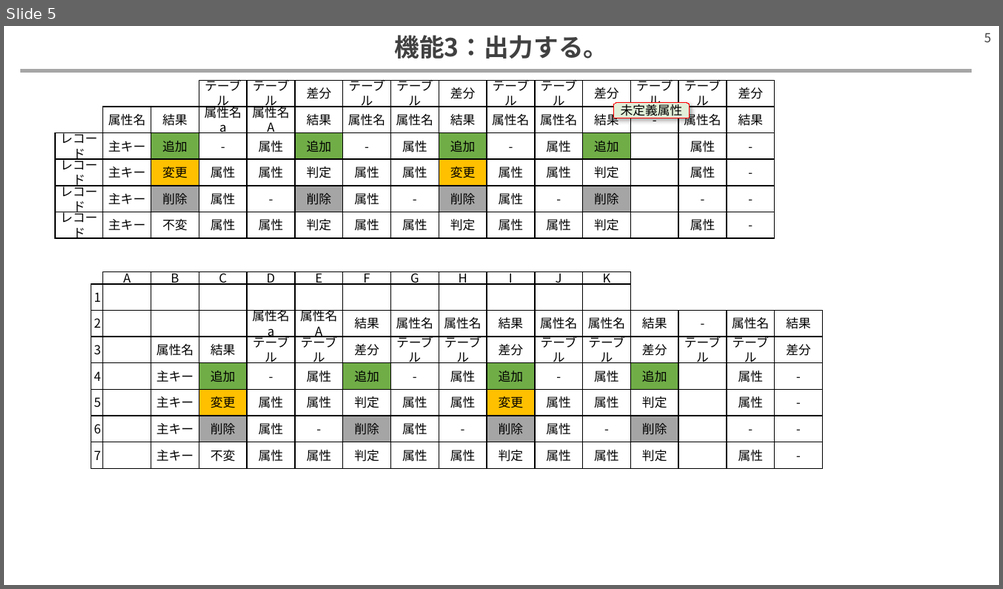
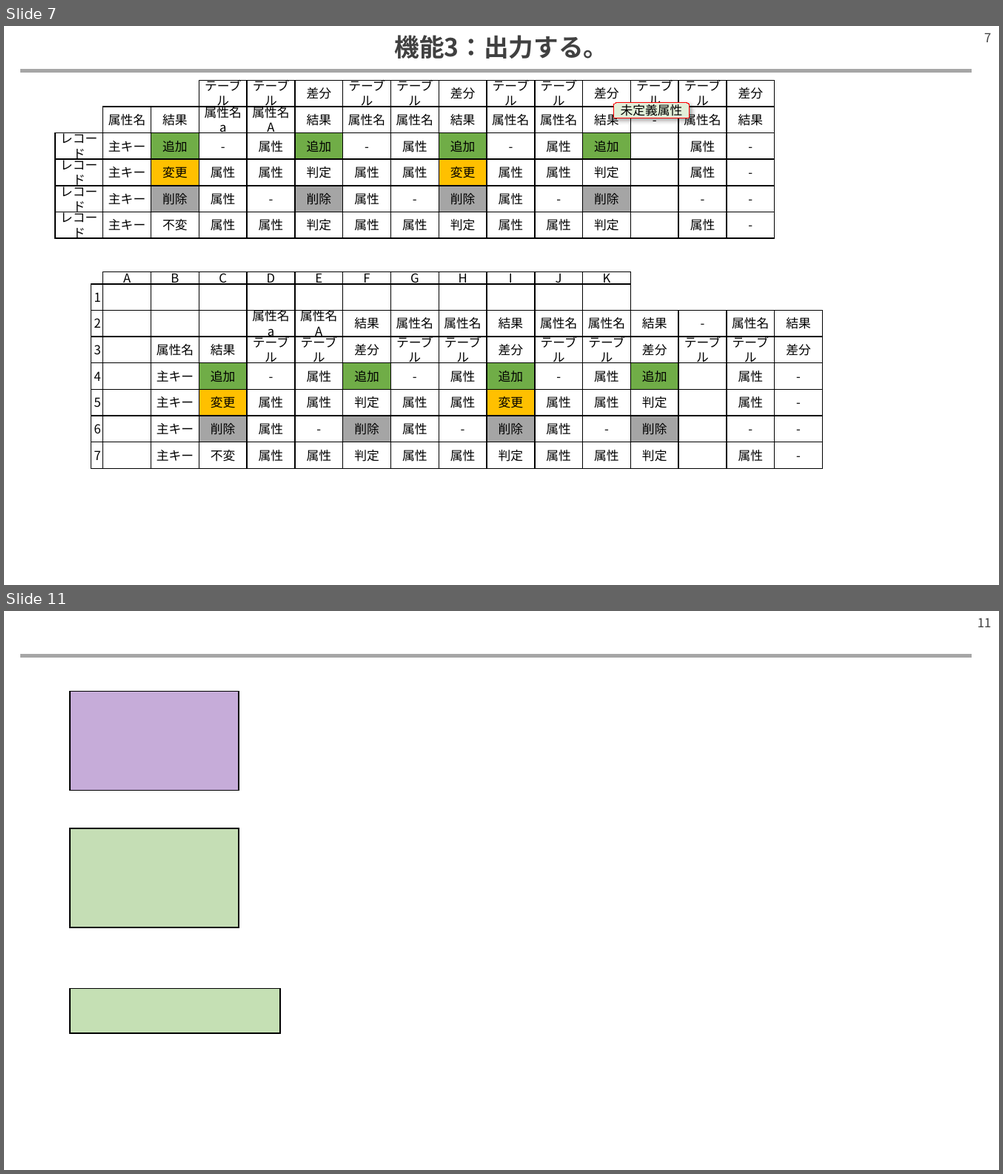
Before and after one commit to hitsuji-ga-u/diff-tools, a slide deck: sample/memo.pptx. Shown one above the other, each under a label of ours: slide 5 before the commit, slides 7 and 11 after it; the slides between them are not shown. The pictures are 1003x589 and 1003x1174 pixels, drawn with LibreOffice and Linux fonts; fonts in the diff are those of the drawing. Boxes give left, top, right and bottom in pixels: in the first picture for what was removed or moved away, otherwise in the second. Text is boxed around its words. In the diff, an @@ line names an element or a change of style, - is before the commit and + after.

```diff
--- a/sample/memo.pptx
+++ b/sample/memo.pptx
@@ slide 11 added at [4, 611, 999, 1170], background #FFFFFF; not listed: 2 template elements that a slide beside it also shows @@
@@ rectangle added at [70, 692, 239, 791], fill #C6ACD9, outline #000000 1 pt @@
@@ rectangle added at [70, 829, 239, 928], fill #70AD47 at 40% opacity, outline #000000 1 pt @@
@@ rectangle added at [70, 989, 280, 1034], fill #C5E0B4, outline #000000 1 pt @@
@@ what was slide 5 is now slide 7 @@
@@ page number at [984, 33, 990, 42]: text changed @@
-5
+7
```
Also in this commit, not shown: 5 other slides added, 1 slide removed, 3 other files.
